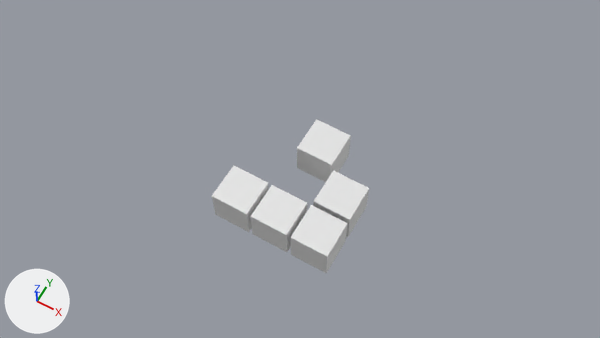
Renders of the Blender file examples/example-2312070008-Glider/Glider.blend from each side of a commit.
The view is the same before and after, from the file's camera 'Camera'. Every picture has the same lights, and +X, +Y and +Z are marked at lower left.

The older version as bpy lines, for what is in view:
```python
me_cube = bpy.data.meshes.new('Cube')
me_cube.from_pydata(...)  # a box spanning x -1.0..1.0, y -1.0..1.0, z -1.0..1.0
me_cube.materials.append(mat_material)  # white #e7e7e7
ob_cell_001 = bpy.data.objects.new('Cell.001', me_cube)
ob_cell_001.location = (0.5, 1.0, 0.0)
ob_cell_001.scale = (0.225, 0.225, 0.225)
ob_cell_002 = bpy.data.objects.new('Cell.002', me_cube)
ob_cell_002.location = (1.5, 1.5, 0.0)
ob_cell_002.scale = (0.225, 0.225, 0.225)
ob_cell_003 = bpy.data.objects.new('Cell.003', me_cube)
ob_cell_003.location = (1.0, 2.0, 0.0)
ob_cell_003.scale = (0.225, 0.225, 0.225)
ob_cell_004 = bpy.data.objects.new('Cell.004', me_cube)
ob_cell_004.location = (1.0, 1.0, 0.0)
ob_cell_004.scale = (0.225, 0.225, 0.225)
ob_cell_005 = bpy.data.objects.new('Cell.005', me_cube)
ob_cell_005.location = (1.5, 1.0, 0.0)
ob_cell_005.scale = (0.225, 0.225, 0.225)
```
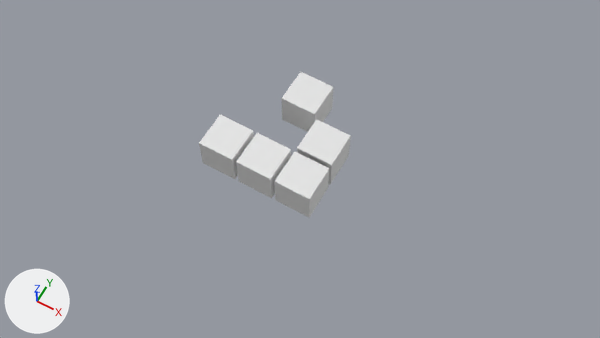
Commit message: Glider example

Pixel boxes (x1, y1, x2, y2) of what changed, in the pictures (600 x 338 px):
'Cell.005', moved: before (290, 205, 348, 273); after (274, 152, 330, 217)
'Cell.004', moved: before (251, 185, 307, 252); after (236, 133, 291, 198)
'Cell.001', moved: before (212, 165, 269, 232); after (199, 114, 254, 179)
'Cell.002', moved: before (313, 170, 369, 237); after (281, 72, 333, 132)

The edits, one by one:
Object 'Cell.001' (ob_cell_001) moves from (0.5, 1.0, 0.0) to (0.0, 1.5, 0.0).
Object 'Cell.002' (ob_cell_002) moves from (1.5, 1.5, 0.0) to (0.5, 2.5, 0.0).
Object 'Cell.004' (ob_cell_004) moves from (1.0, 1.0, 0.0) to (0.5, 1.5, 0.0).
Object 'Cell.005' (ob_cell_005) moves from (1.5, 1.0, 0.0) to (1.0, 1.5, 0.0).
